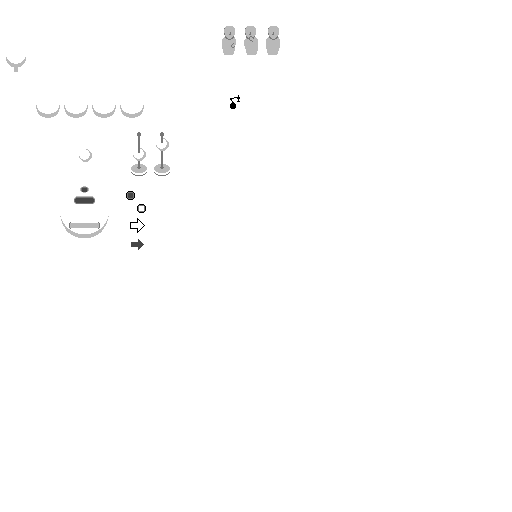
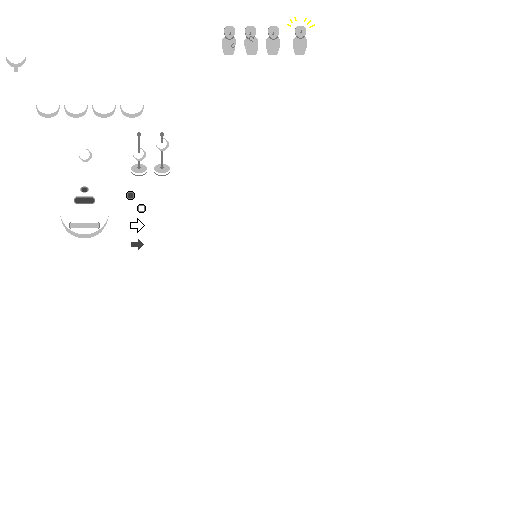
The second 512px x 512px image is a revision of the first. Changes to its layers:
painted on "Buttons" over [230, 17, 315, 109]
